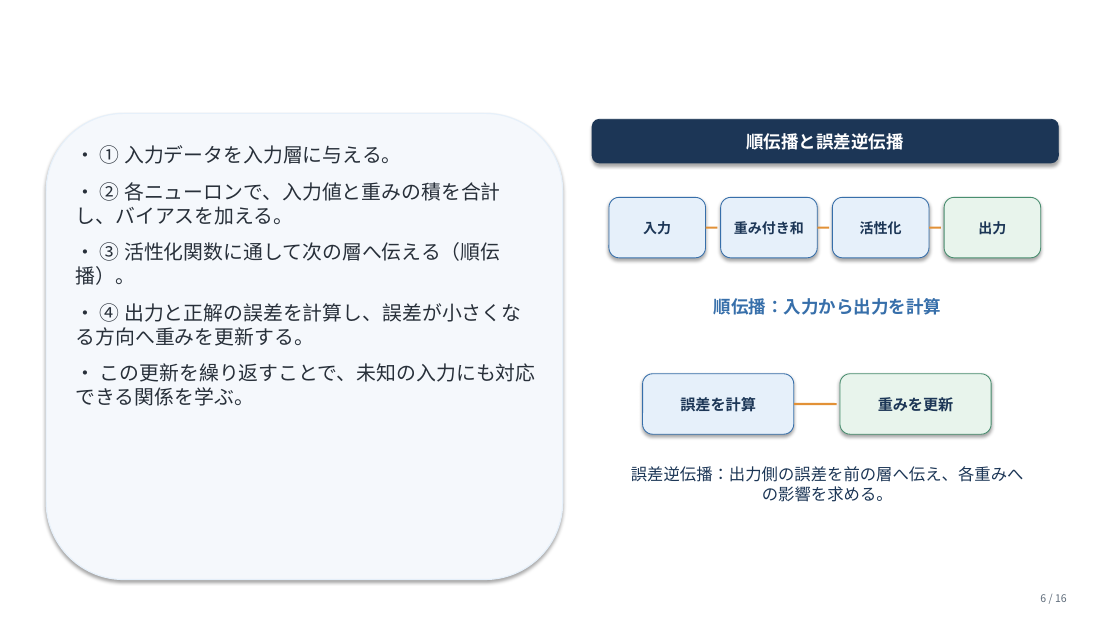
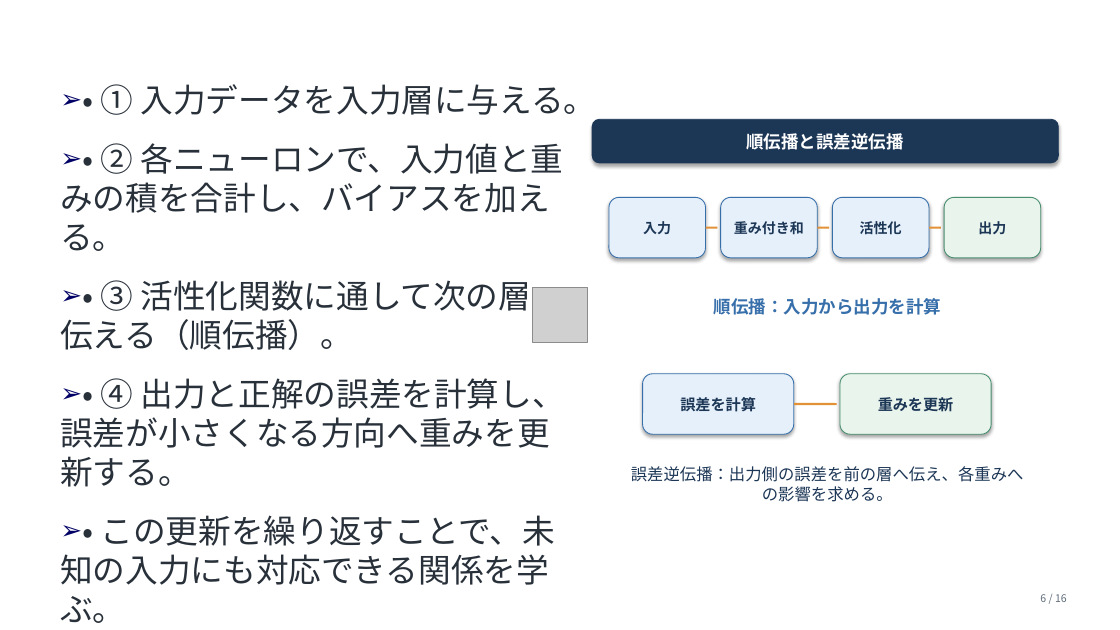
Before and after one commit to zassou-robo/Introduction_knowledge_science_6, a slide deck: slide 6 of 第6回_05知識科学概論.pptx. Drawn at 1120x630 pixels with LibreOffice and Linux fonts; fonts in the diff are those of the drawing; grey boxes stand for pictures; background and template pictures are left out. Boxes give left, top, right and bottom in pixels: in the first picture for what was removed or moved away, otherwise in the second. Text is boxed around its words. In the diff, an @@ line names an element or a change of style, - is before the commit and + after.

```diff
--- a/第6回_05知識科学概論.pptx
+++ b/第6回_05知識科学概論.pptx
@@ text "• ① 入力データを入力層に与える。": place and size @@
-text "• ① 入力データを入力層に与える。" at (76, 145, 536, 406)
+text "• ① 入力データを入力層に与える。" at (60, 84, 597, 585)
@@ text "• ① 入力データを入力層に与える。" at (60, 84, 597, 585): size 17 to 28 pt; bullet none to ➢; more space between paragraphs @@
@@ rounded rectangle removed at (46, 113, 563, 580) @@
@@ picture added at (533, 287, 588, 343) @@
```
Also in this commit, not shown: 15 other slides changed.
